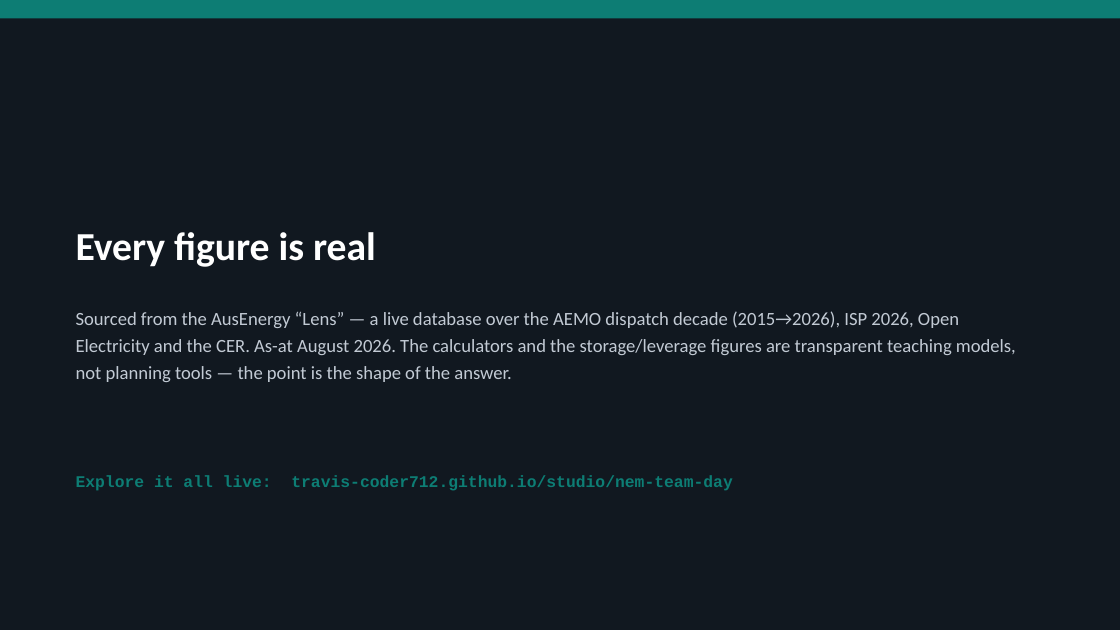
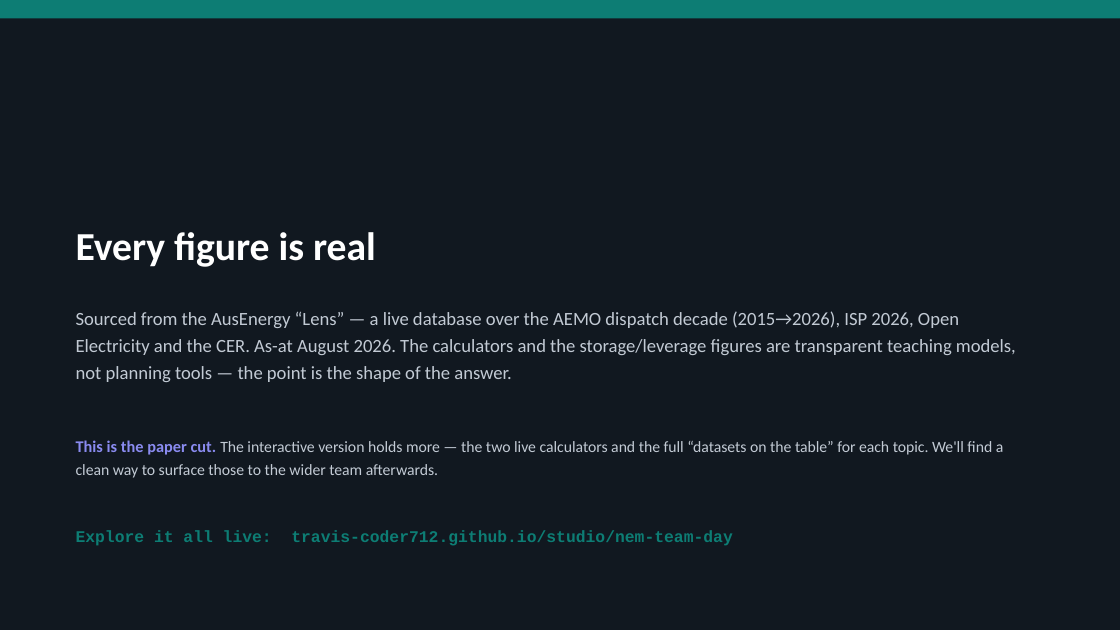
Before and after one commit to Travis-coder712/studio, a slide deck: slide 32 of nem-team-day/Reading-the-NEM-Team-Day.pptx (slide 30 before the commit). Drawn at 1120x630 pixels with LibreOffice and Linux fonts; fonts in the diff are those of the drawing. Boxes give left, top, right and bottom in pixels: in the first picture for what was removed or moved away, otherwise in the second. Text is boxed around its words. In the diff, an @@ line names an element or a change of style, - is before the commit and + after.

```diff
--- a/nem-team-day/Reading-the-NEM-Team-Day.pptx
+++ b/nem-team-day/Reading-the-NEM-Team-Day.pptx
@@ text added at [76,440,1004,478], 13.5 pt, text #C2CAD4 @@
+This is the paper cut. The interactive version holds more — the two live calculators and the full “datasets on the table” for each topic. We'll find a clean way to surface those to the wider team afterwards.
@@ text "Explore it all live: travis-coder712.github.io/studio/nem-te ...": place and size @@
-text "Explore it all live: travis-coder712.github.io/studio/nem-te ..." at [76,475,732,491]
+text "Explore it all live: travis-coder712.github.io/studio/nem-te ..." at [76,530,732,546]
```
Also in this commit, not shown: 2 slides added, 1 other file.
